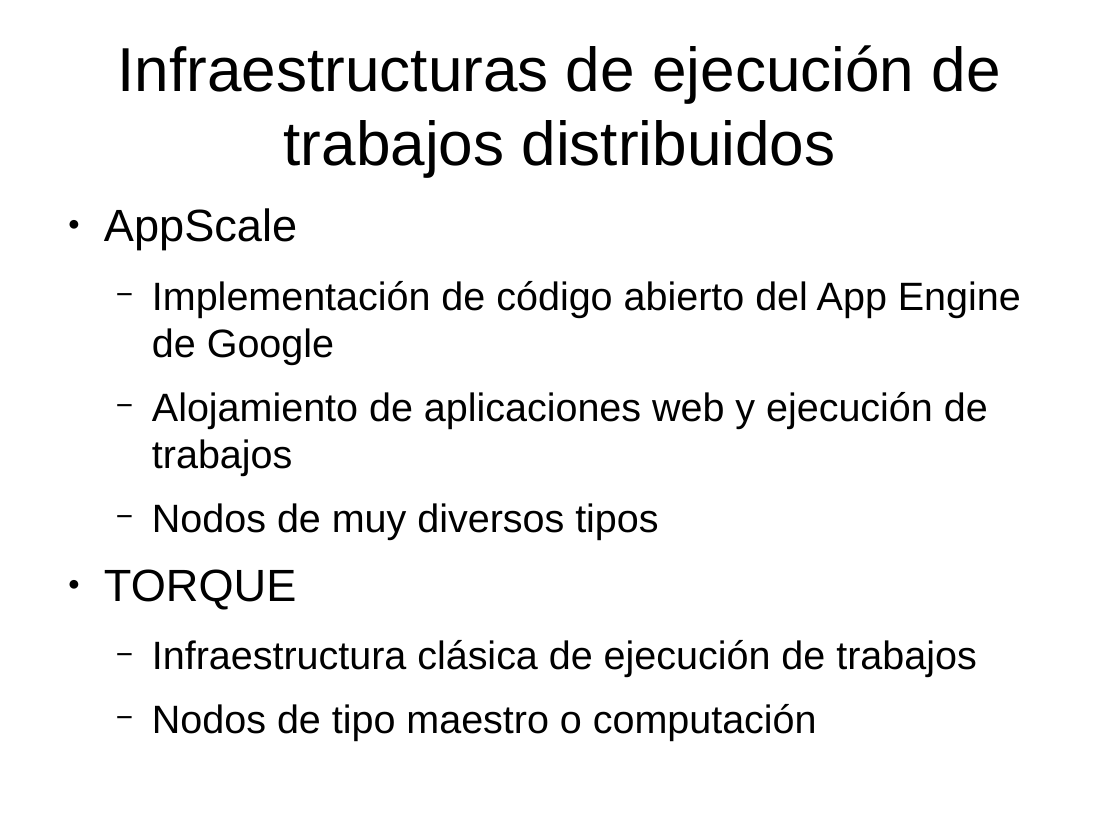
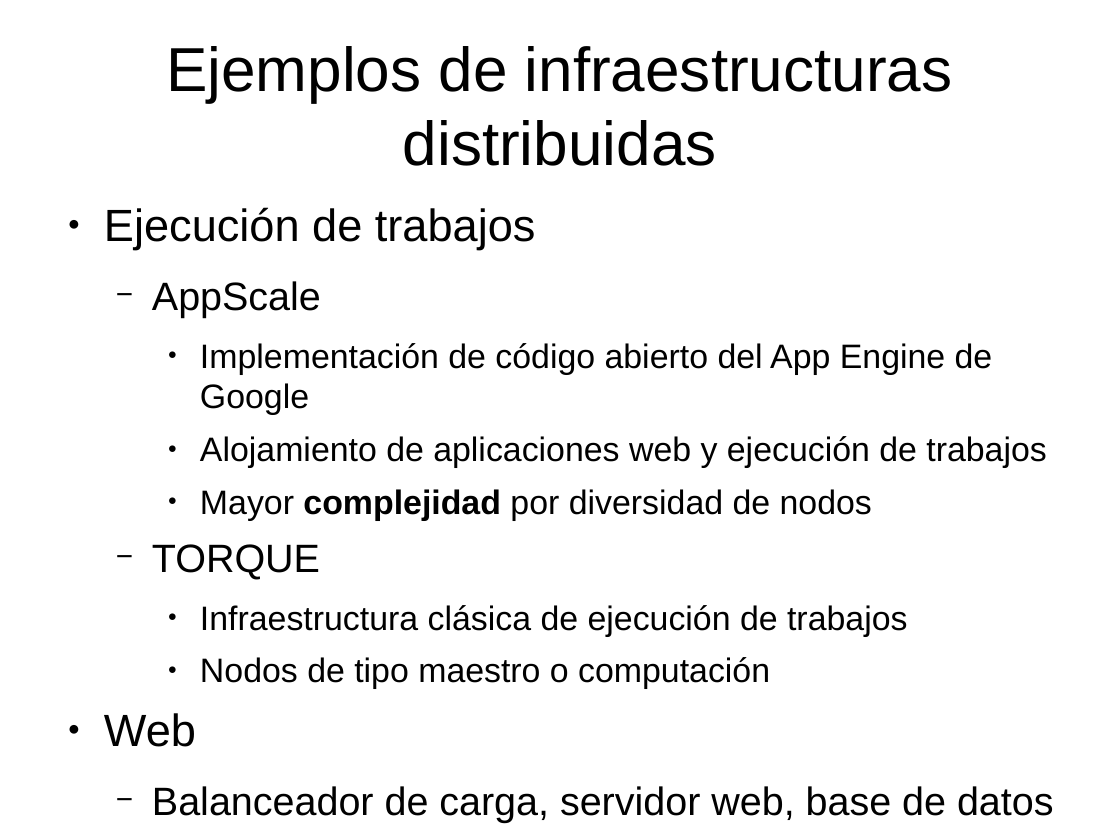
Before and after one commit to dcere/pfc, a slide deck: slide 5 of adm/presentacion/presentacion.odp (slide 6 before the commit). Drawn at 1120x840 pixels with LibreOffice and Linux fonts; fonts in the diff are those of the drawing. Boxes give left, top, right and bottom in pixels: in the first picture for what was removed or moved away, otherwise in the second. Text is boxed around its words. In the diff, an @@ line names an element or a change of style, - is before the commit and + after.

```diff
--- a/adm/presentacion/presentacion.odp
+++ b/adm/presentacion/presentacion.odp
@@ title at (166,46,953,166): text changed @@
-Infraestructuras de ejecución de trabajos distribuidos
+Ejemplos de infraestructuras distribuidas
@@ text at (104,207,536,250): paragraph added @@
+● Ejecución de trabajos
@@ text at (152,281,1046,689): size 32 to 28 pt in "AppScale", "TORQUE"; size 28 to 24 pt in "Implementación de código abierto del App Engine ...", "Alojamiento de aplicaciones web y ejecución de ...", "Infraestructura clásica de ejecución de trabajos", "Nodos de tipo maestro o computación"; bullet ● to −; list level 1 to 2 in "AppScale"; bullet − to ●; list level 2 to 3 in "Implementación de código abierto del ..."; list level 2 to 3 in "Alojamiento de aplicaciones web y ..."; list level 1 to 2 in "TORQUE"; list level 2 to 3 in "Infraestructura clásica de ejecución de ..."; list level 2 to 3 in "Nodos de tipo maestro o ..." @@
@@ text at (200,489,872,520): text changed; size 28 to 24 pt @@
-  − Nodos de muy diversos tipos
+    ● Mayor complejidad por diversidad de nodos
@@ text at (104,713,1054,822): paragraphs added @@
+● Web
+  − Balanceador de carga, servidor web, base de datos
```
Also in this commit, not shown: 7 other slides changed, 7 slides added, 5 slides removed, 1 other file.
